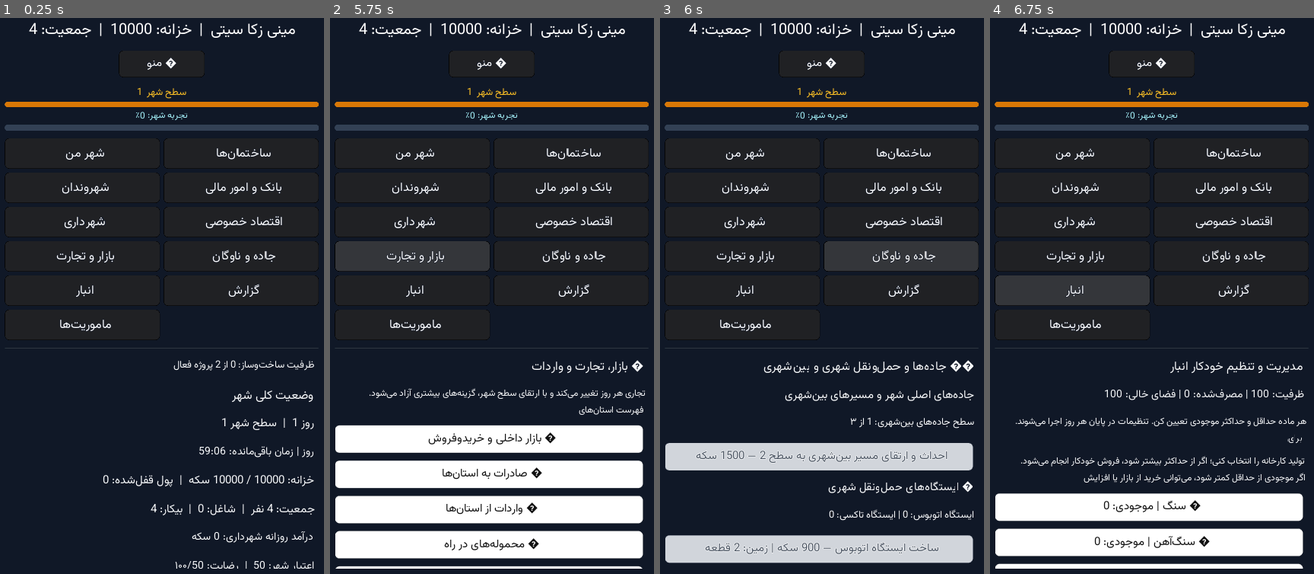
Above: before the commit, frames 1-4 (left to right).
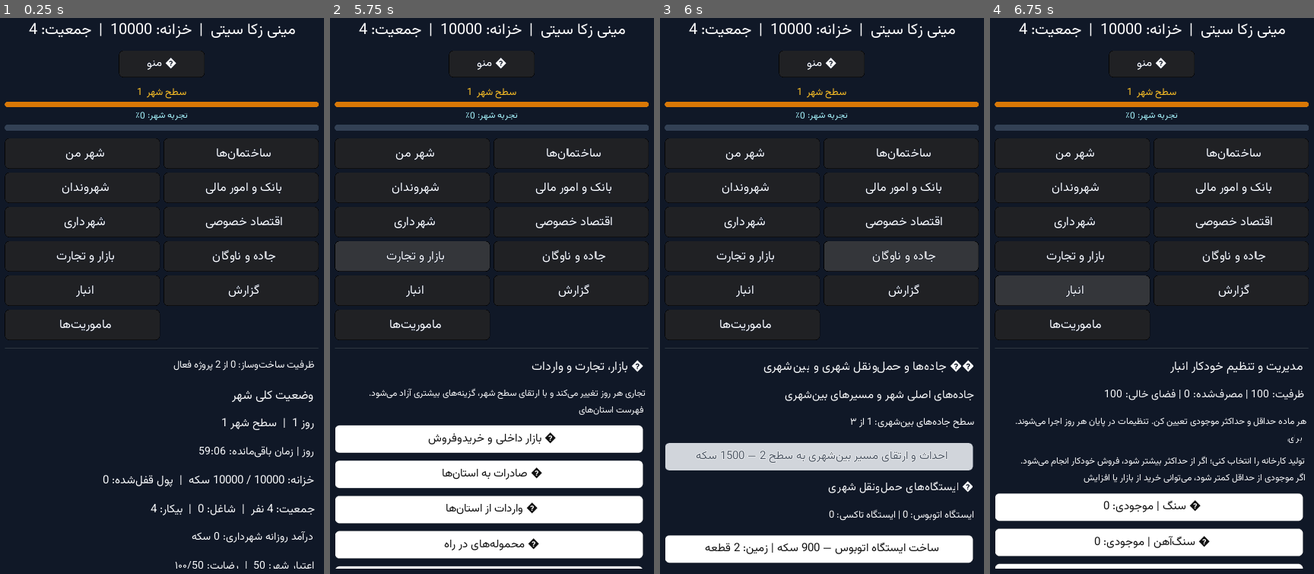
Above: after the commit, the same moments.

Repository: zekainstabot/mini-zeka-city
Game: Godot game, scene res://Main.tscn
Two runs of this game, one before a commit and one after it. Both use one fixed random seed, a clock stepped at 60 frames per second and the inputs below.
Inputs:
- Up to frame 1 (0.25 s): no input
- Up to frame 2 (5.75 s): click "ﻦﻣ ﺮﻬﺷ" at 0.5 s; click "ﺎﻫ‌ﻥﺎﻤﺘﺧﺎﺳ" at 1.25 s; click "ﻥﺍﺪﻧﻭﺮﻬﺷ" at 2 s; click "ﯽﻟﺎﻣ ﺭﻮﻣﺍ ﻭ ﮏﻧﺎﺑ" at 2.75 s; click "ﯼﺭﺍﺩﺮﻬﺷ" at 3.5 s; click "ﯽﺻﻮﺼﺧ ﺩﺎﺼﺘﻗﺍ" at 4.25 s; click "ﺕﺭﺎﺠﺗ ﻭ ﺭﺍﺯﺎﺑ" at 5 s
- Up to frame 3 (6 s): click "ﻥﺎﮔﻭﺎﻧ ﻭ ﻩﺩﺎﺟ" at 5.75 s
- Up to frame 4 (6.75 s): click "ﺭﺎﺒﻧﺍ" at 6.5 s

Frames 1-2 are identical in both runs. In frame 3, 4.3% of the frame differs, in the area x 1-97%, y 93-98%; in frame 4, nothing differs.

Commit message:
Keep eligible building buttons active and explain construction blockers

Diff:
--- a/scripts/Main.gd
+++ b/scripts/Main.gd
@@ -1165,7 +1165,7 @@
 				if facility.empty():
 					continue
 				var facility_button = _add_button("ساخت "+str(facility.get("name","ایستگاه"))+" — %d سکه | زمین: %d قطعه" % [int(facility.get("cost",0)),game.get_land_size(facility_id)],self,"build_transport_facility",[facility_id])
-				facility_button.disabled = game.get_active_construction_count() >= game.MAX_CONCURRENT_CONSTRUCTIONS or int(s.population) < int(facility.get("unlock",0)) or int(s.level) < int(facility.get("level_unlock",1)) or game.get_available_money() < int(facility.get("cost",0)) or game.get_land_free() < game.get_land_size(facility_id)
+				facility_button.disabled = int(s.level) < int(facility.get("level_unlock",1))
 			_add_label("🚚 پایانه و ناوگان کامیون",19)
 			_add_label("پایانه حمل‌ونقل: %d | کامیون فعال: %d | ظرفیت روزانه: %d واحد" % [game.get_building_count("transport_depot"),game.get_transport_truck_count(),game.get_transport_daily_capacity()],17)
 			_add_label("ظرفیت مصرف‌شده امروز: %d | ظرفیت باقی‌مانده: %d" % [int(s.get("transport_used_today",0)),game.get_transport_capacity_remaining()],16)
@@ -1174,7 +1174,7 @@
 			var depot = game.get_building_definitions().get("transport_depot",{})
 			if not depot.empty():
 				var depot_button = _add_button("ساخت پایانه حمل‌ونقل — %d سکه | زمین: %d قطعه" % [int(depot.get("cost",0)),game.get_land_size("transport_depot")],self,"build_transport_facility",["transport_depot"])
-				depot_button.disabled = game.get_active_construction_count() >= game.MAX_CONCURRENT_CONSTRUCTIONS or int(s.population) < int(depot.get("unlock",0)) or int(s.level) < int(depot.get("level_unlock",1)) or game.get_available_money() < int(depot.get("cost",0)) or game.get_land_free() < game.get_land_size("transport_depot")
+				depot_button.disabled = int(s.level) < int(depot.get("level_unlock",1))
 			_add_label("ظرفیت کامیون‌ها بین واردات، قراردادهای تأمین و صادرات مشترک است.",15)
 		"imports":
 			_add_label(" واردات و حمل‌ونقل بین‌شهری", 22)
@@ -1732,7 +1732,7 @@
 		if not population_unlocked or not level_unlocked:
 			label += " | 🔒 قفل"
 		var building_button = _add_button(label, self, "build_building", [id])
-		building_button.disabled = game.get_active_construction_count() >= game.MAX_CONCURRENT_CONSTRUCTIONS or not unlocked or game.get_available_money() < int(data.cost) or game.get_land_free() < game.get_land_size(id) or (id == "central_bank" and int(s.get("central_bank_rebuild_days_left",0)) > 0)
+		building_button.disabled = not level_unlocked
 	if visible_buildings == 0:
 		_add_label("در این دسته ساختمانی تعریف نشده است.", 16)
 
